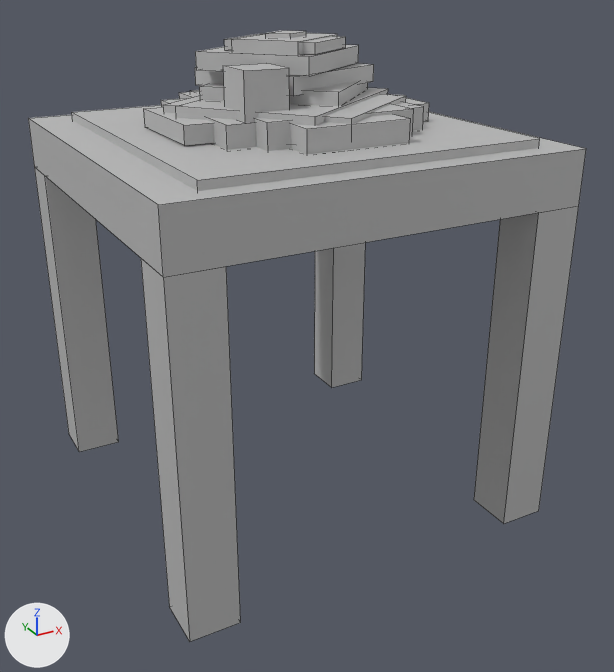
Renders of the FBX model Art/models/object_food_pancakes.fbx from each side of a commit.
Both versions are drawn from a 50 mm lens placed at (-0.763, -1.481, 1.061), pointed at (0.014, -0.069, 0.355). Lighting does not change. The marker at lower left points along +X, +Y and +Z. Mesh edges are drawn as thin lines. Where no turn or scale is listed for an object, it has been applied to the vertices. Vertices at the same position are counted once.

Names of what the first picture shows: 'mesh_food_pancakes'.
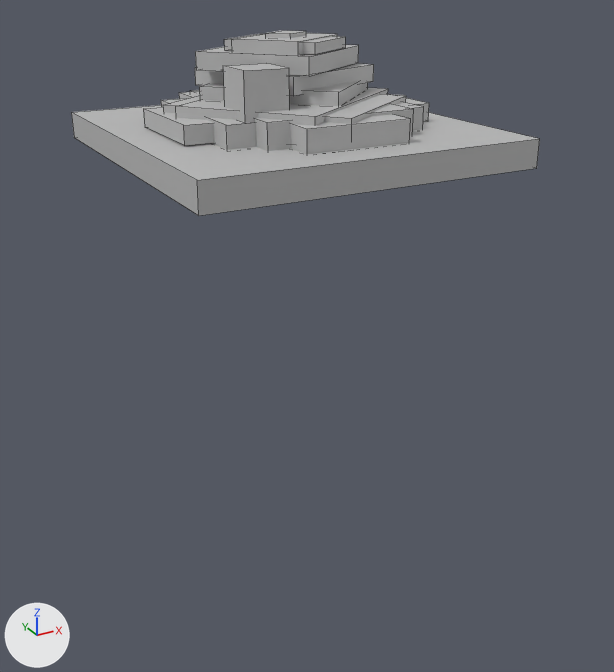
Location of each change, [x1, y1, x2, y2] in pixels of the pictures (614 x 672 px):
'mesh_food_pancakes', reshaped (16% narrower, 69% shorter)
    before: [28, 30, 586, 642]
    after: [71, 30, 540, 216]
part 1 of me_mesh, deleted
    before: [28, 112, 586, 642]
part 2 of me_mesh, deleted
    before: [314, 242, 366, 387]
part 3 of me_mesh, deleted
    before: [474, 206, 579, 524]

Edits to the bpy script that builds the scene:
```text
Change me_mesh:
    where me_mesh.from_pydata(...)  # 150 vertices, 114 faces; spans x -0.397..0.39, y -0.401..0.399, z 0.0..0.946
    used by ob_mesh_food_pancakes; location = (0.0, 0.0, 0.0)
    me_mesh part 1: the loose piece of 22 vertices spanning x -0.397..0.39, y -0.401..0.399, z 0.0..0.762 is deleted
    me_mesh part 2: the loose piece of 8 vertices spanning x 0.295..0.39, y 0.302..0.399, z 0.0..0.659 is deleted
    me_mesh part 3: the loose piece of 8 vertices spanning x 0.295..0.39, y -0.401..-0.303, z 0.0..0.659 is deleted
```
